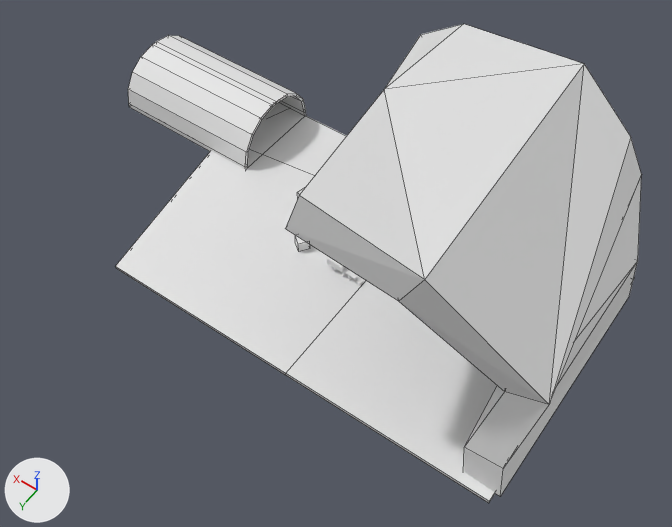
The Blender file godot-4-jam-template-main/assets/3d/city.blend, before and after one commit.
The view is the same before and after, from a 50 mm camera at (-24.4, -68.5, 218.0) aimed at (58.2, -184.2, 36.1). Every picture has the same lights, and +X, +Y and +Z are marked at lower left. Mesh edges are drawn as thin lines on the coarser meshes.

The first picture shows 'Tunnel-col', 'floor-col', 'wall-col'.
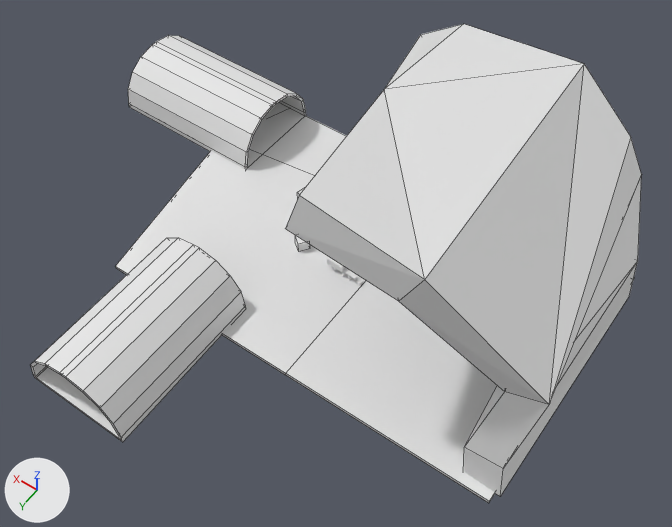
Pixel boxes (x1, y1, x2, y2) of what changed, in the pictures (672 x 527 px):
'Tunnel-col.001', added: after (31, 238, 246, 442)

What the commit changed:
Object 'Tunnel-col.001' (ob_tunnel_col_001) is new; it shows a copy of the mesh of ob_tunnel_col.
Its location is (87.3, -150.4, 12.7).
Its rotation in degrees is (0, 0, -90).
It gains a SOLIDIFY modifier named 'Solidify'.
Modifier setting: thickness = 1.0.
